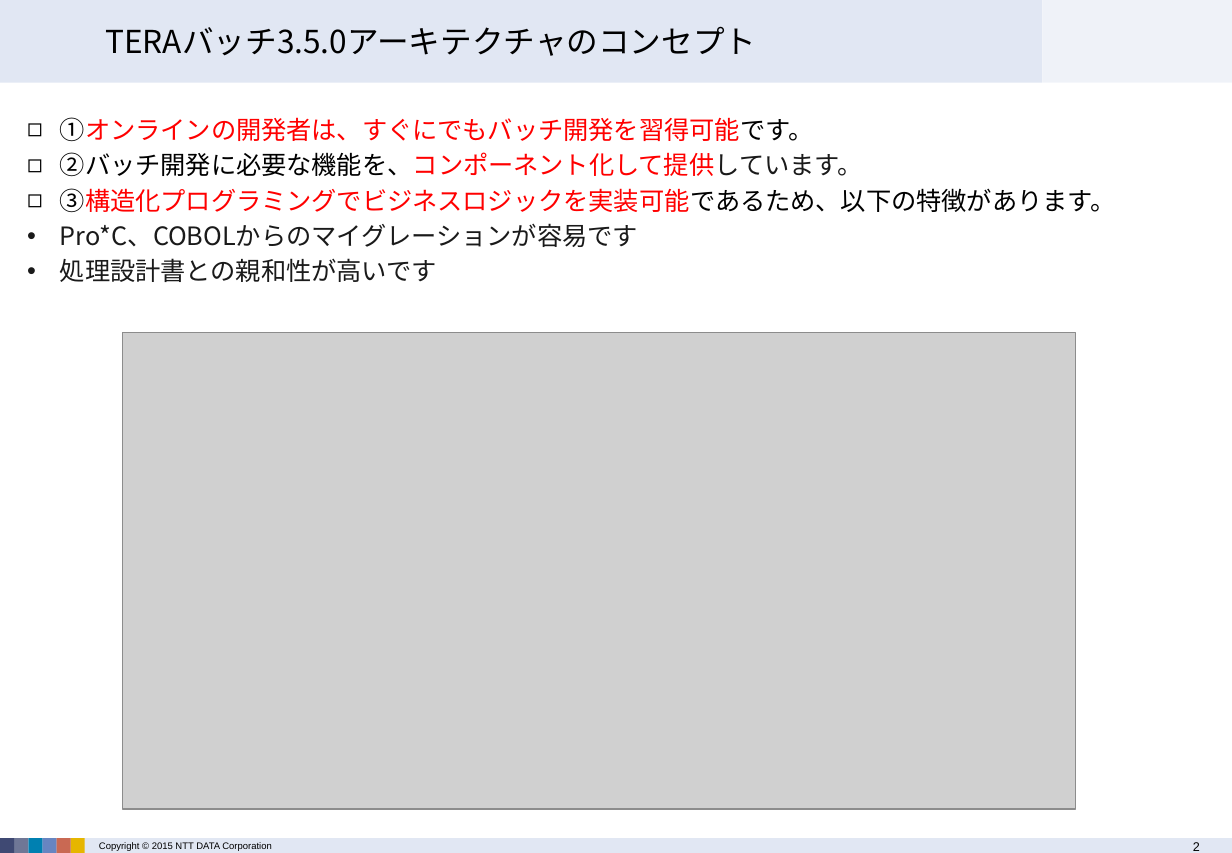
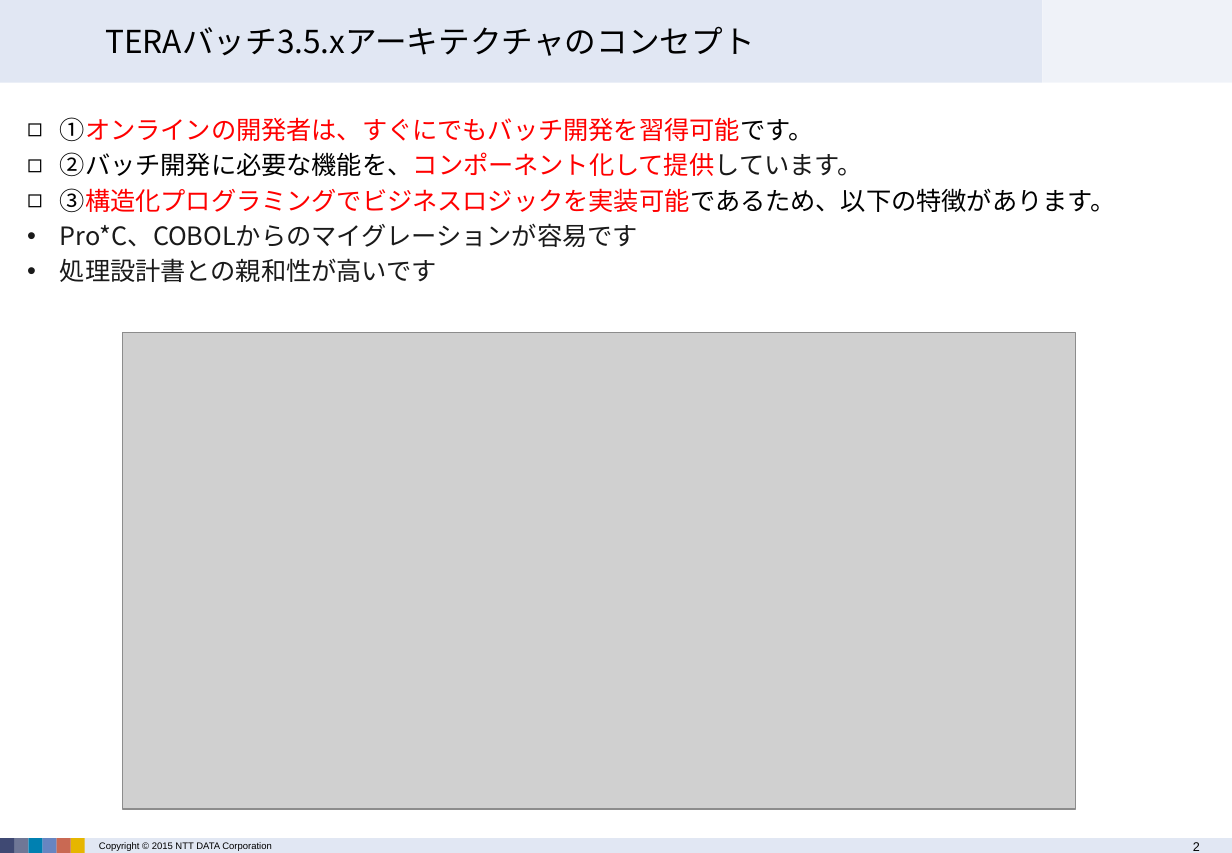
Before and after one commit to terasoluna-batch/terasoluna-doc, a slide deck: slide 2 of architecture/TERASOLUNA Batch Framework for Java Version 3.x 説明資料.pptx. Drawn at 1232x853 pixels with LibreOffice and Linux fonts; fonts in the diff are those of the drawing; grey boxes stand for pictures; background and template pictures are left out. Boxes give left, top, right and bottom in pixels: in the first picture for what was removed or moved away, otherwise in the second. Text is boxed around its words. In the diff, an @@ line names an element or a change of style, - is before the commit and + after.

```diff
--- a/architecture/TERASOLUNA Batch Framework for Java Version 3.x 説明資料.pptx
+++ b/architecture/TERASOLUNA Batch Framework for Java Version 3.x 説明資料.pptx
@@ title at [105, 26, 754, 56]: text changed @@
-TERAバッチ3.5.0アーキテクチャのコンセプト
+TERAバッチ3.5.xアーキテクチャのコンセプト
```
Also in this commit, not shown: 1 other slide changed, 14 other files.
